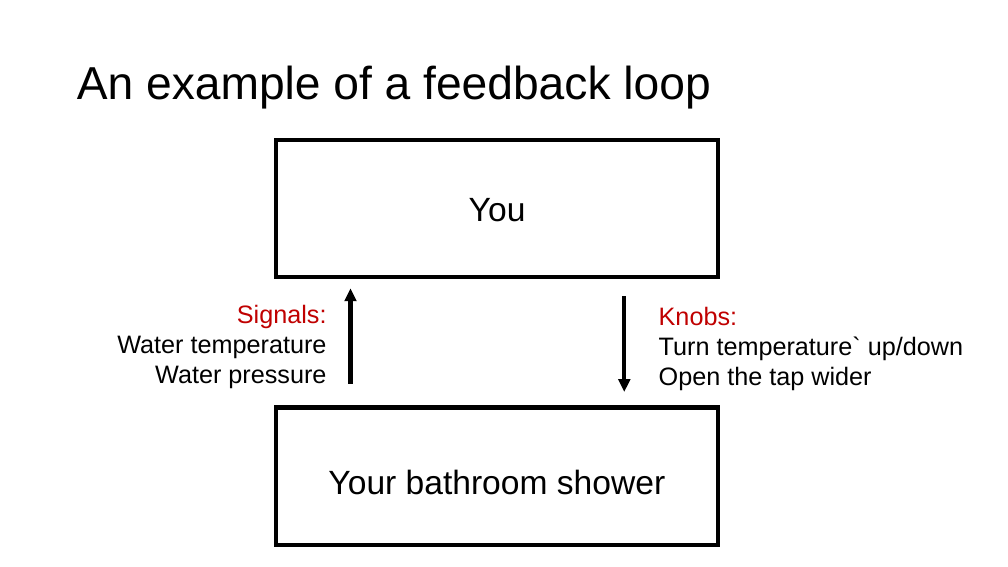
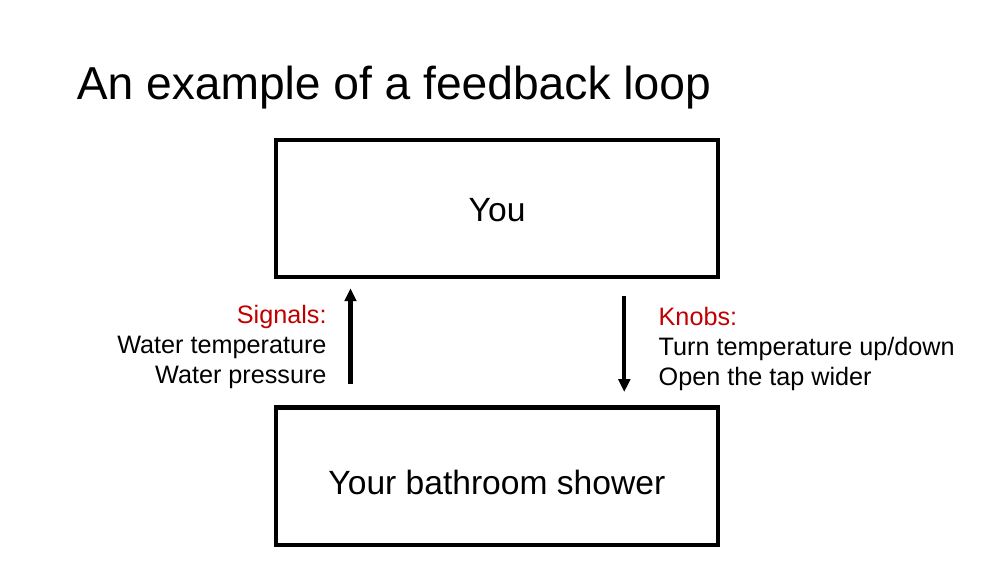
Before and after one commit to ngsrinivas/coursegen, a slide deck: slide 28 of ex/352-S21/staging/352-S21/lectures/transport-tcp-congestion-control-1.pptx. Drawn at 1008x567 pixels with LibreOffice and Linux fonts; fonts in the diff are those of the drawing. Boxes give left, top, right and bottom in pixels: in the first picture for what was removed or moved away, otherwise in the second. Text is boxed around its words. In the diff, an @@ line names an element or a change of style, - is before the commit and + after.

```diff
--- a/ex/352-S21/staging/352-S21/lectures/transport-tcp-congestion-control-1.pptx
+++ b/ex/352-S21/staging/352-S21/lectures/transport-tcp-congestion-control-1.pptx
@@ text at [659, 336, 954, 360]: text changed @@
-Turn temperature` up/down
+Turn temperature up/down
```
Also in this commit, not shown: 5 other files.
